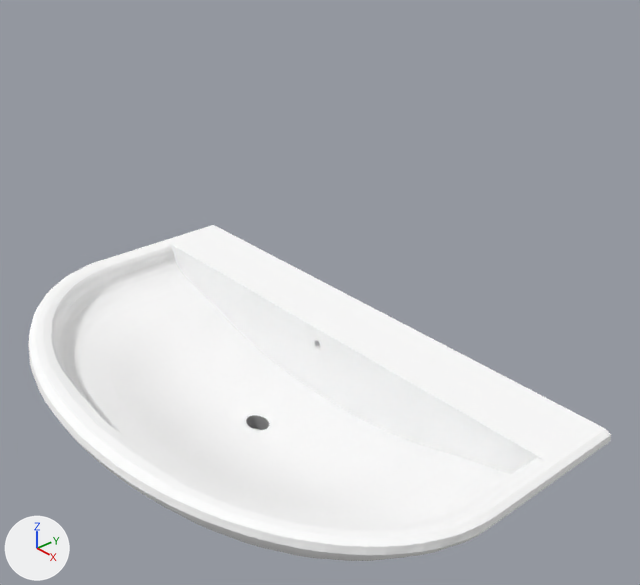
What one commit did to the Blender file Prototypes/Becken/becken.blend.
Before and after are seen from a 50 mm camera at (1.97, -1.44, 1.51) aimed at (0.1, 0.19, 0.21). Arrows for +X, +Y and +Z are at lower left; the lights stay in place.
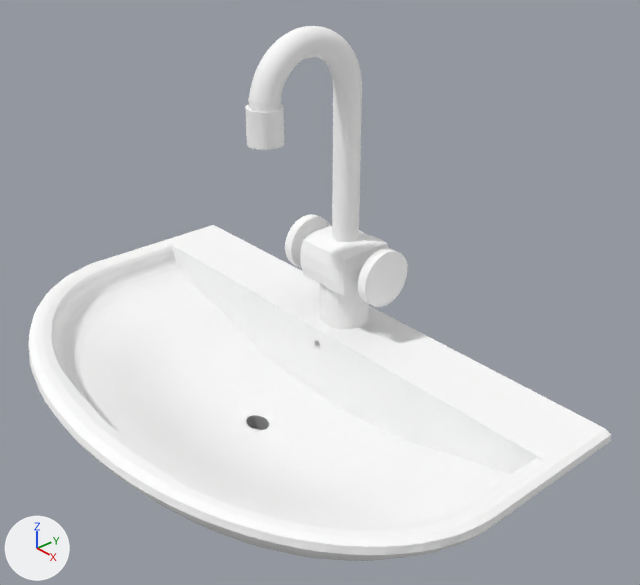
Where the change shows, as pixel boxes [x1, y1, x2, y2] in the pictures (640 x 585 px):
'Circle', added
    after: [245, 26, 407, 329]

The edits, one by one:
Material 'Material' (mat_material) is new.
Its base color is (1.0, 1.0, 1.0) (white #ffffff).
Mesh me_circle is new.
It has 1074 vertices, 927 faces and spans x -0.2..0.0, y -0.228..0.254, z -0.002..1.005.
It uses material mat_material (white #ffffff).
Object 'Circle' (ob_circle) is new; it shows me_circle.
Its location is (0.0, 0.242, 0.0).
It gains a MIRROR modifier named 'Mirror'.
Modifier setting: merge_threshold = 0.002.
